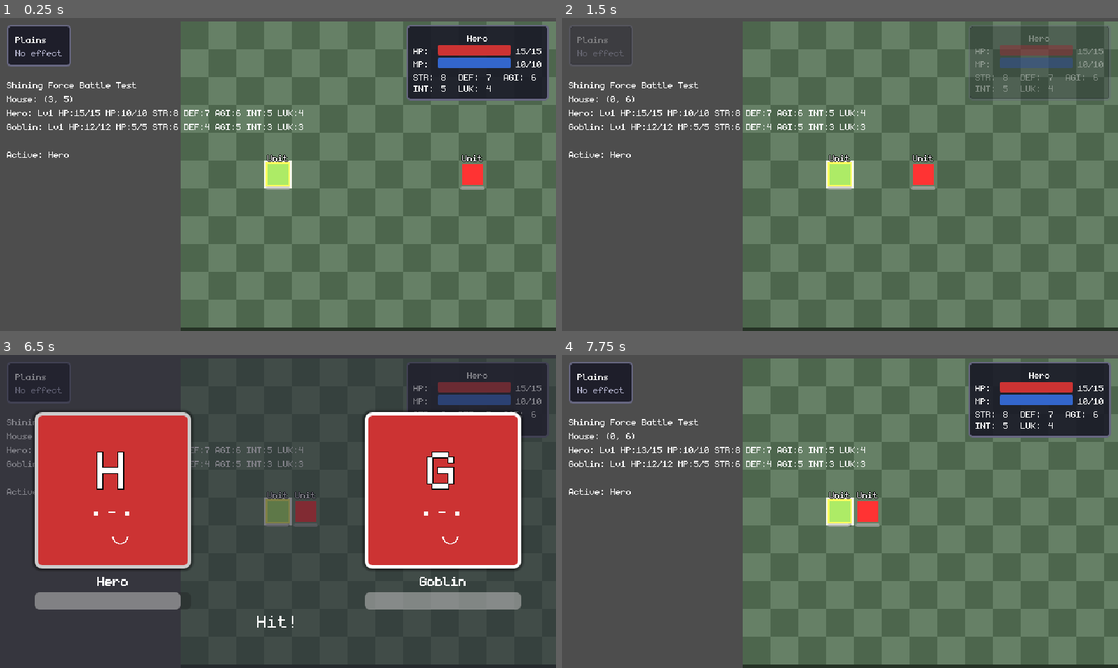
Above: before the commit, frames 1-4 (two rows, left to right).
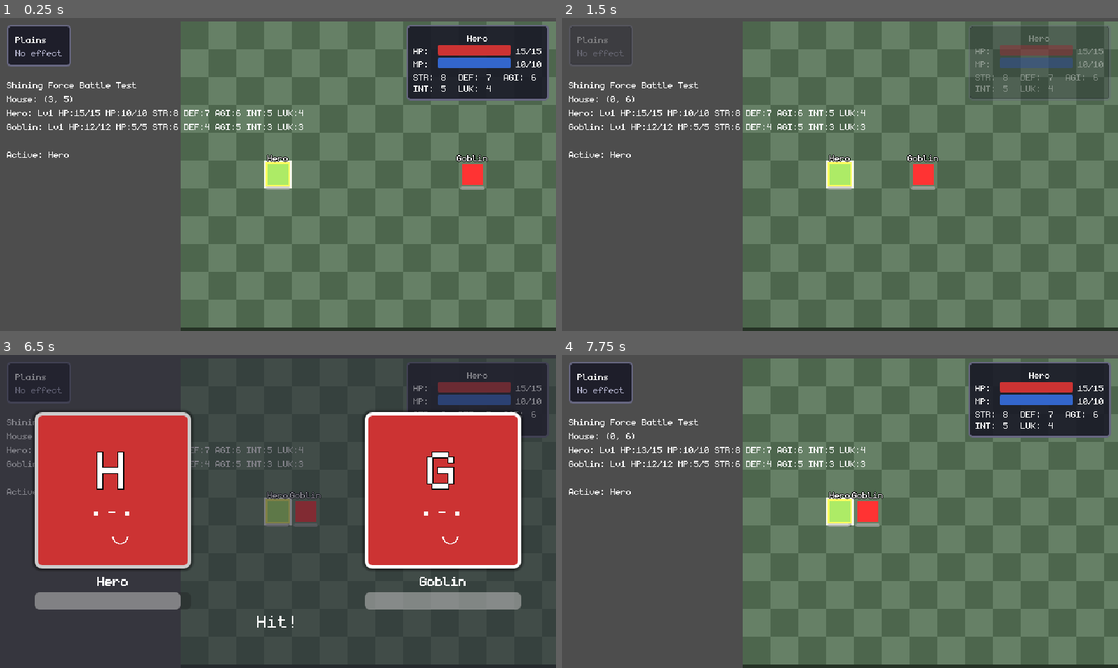
Above: after the commit, the same moments.

Repository: NobleDarkGames/thesparklingfarce
Game: Godot game, scene res://mods/_sandbox/scenes/test_unit.tscn
The game is run twice, just before and just after one commit, with the same random seed, the same clock (stepped at 60 frames per second) and the same inputs.
Inputs (mouse positions are in pixels of both pictures, inside the frame that each line leads up to):
- Up to frame 1 (0.25 s): no input
- Up to frame 2 (1.5 s): tap Enter (ui_accept) at 0.5, 0.77 s; move the mouse to (962, 158) at 0.52 s; hold Right (ui_right) 0.53-1.28 s; tap R at 0.6 s; click (962, 158) at 0.67 s; move the mouse to (728, 190) at 1.27 s; hold Down (ui_down) from 1.28 s (still down); tap 1 at 1.35 s
- Up to frame 3 (6.5 s): tap Enter (ui_accept) at 1.52, 2, 3.02, 3.77, 4.52, 5.75, 6.02 s; move the mouse to (333, 442) at 2.02 s; release Down (ui_down) at 2.03 s; hold Right (ui_right) 2.03-2.78 s; tap 2 at 2.1, 5.85 s; move the mouse to (250, 574) at 2.77 s; hold Up (ui_up) 2.78-3.53 s; tap 3 at 2.85 s; click (250, 574) at 2.92 s; move the mouse to (444, 558) at 3.52 s; hold Left (ui_left) 3.53-5.03 s; tap 4 at 3.6 s; move the mouse to (111, 464) at 4.27 s; tap R at 4.35 s; move the mouse to (305, 511) at 5.02 s; hold Down (ui_down) 5.03-5.78 s; tap 1 at 5.1 s; click (305, 511) at 5.17 s; move the mouse to (194, 433) at 5.77 s; hold Right (ui_right) from 5.78 s (still down)
- Up to frame 4 (7.75 s): move the mouse to (962, 495) at 6.52 s; release Right (ui_right) at 6.53 s; hold Up (ui_up) 6.53-7.28 s; tap 3 at 6.6 s; tap Enter (ui_accept) at 6.77, 7.25, 7.52 s; move the mouse to (728, 527) at 7.27 s; hold Right (ui_right) from 7.28 s (still down); tap 4 at 7.35 s; click (728, 527) at 7.42 s

The runs differ from the first frame. In frame 1, 0.1% of the frame differs, in the area x 48-88%, y 43-46%; in frame 2, 0.1%; in frame 3, 0.1%; in frame 4, 0.1%.
Error in both runs: Cannot call method 'queue_free' on a null value. (res://core/systems/battle_manager.gd:440)

Commit message:
fix: Display character names above units instead of 'Unit'
Update name label in _ready() if character_data is already set. This ensures
the name is displayed correctly even if _ready() is called before or after
initialize().

Previously all units displayed 'Unit' as the default scene text.

🤖 Generated with [Claude Code](https://claude.com/claude-code)

Co-Authored-By: Claude <noreply@anthropic.com>

Diff:
--- a/core/components/unit.gd
+++ b/core/components/unit.gd
@@ -61,6 +61,10 @@
 	_update_visual()
 	_update_health_bar()
 
+	# Update name if character data already set
+	if character_data and name_label:
+		name_label.text = character_data.character_name
+
 
 ## Initialize unit from CharacterData
 func initialize(
